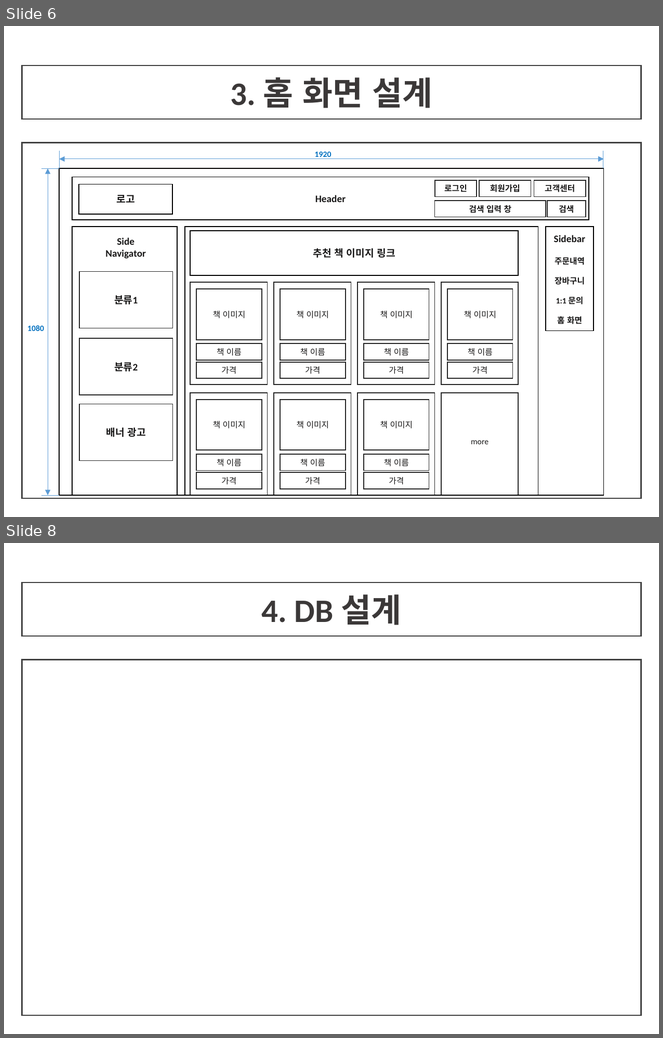
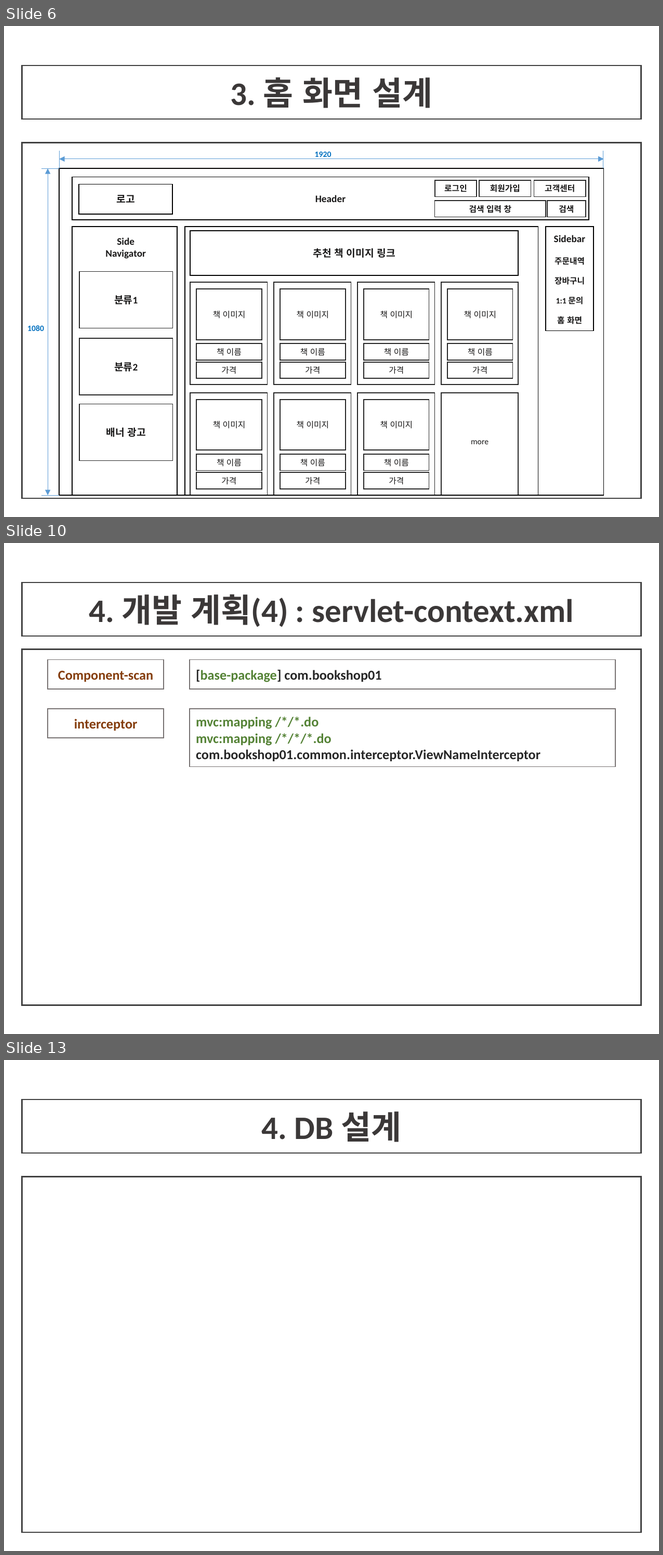
Before and after one commit to himediaai/DongGyun, a slide deck: 기획안.pptx. Shown one above the other, each under a label of ours: slides 6 and 8 before the commit, slides 6, 10 and 13 after it; the slides between them are not shown. The pictures are 663x1038 and 663x1555 pixels, drawn with LibreOffice and Linux fonts; fonts in the diff are those of the drawing. Boxes give left, top, right and bottom in pixels: in the first picture for what was removed or moved away, otherwise in the second. Text is boxed around its words. In the diff, an @@ line names an element or a change of style, - is before the commit and + after.

```diff
--- a/기획안.pptx
+++ b/기획안.pptx
@@ slide 10 added at [4,543,659,1034], background #FFFFFF @@
@@ rectangle added at [22,583,641,636], outline #404040 1.5 pt, 36 pt, text #3B3838, bold @@
+4. 개발 계획(4) : servlet-context.xml
@@ rectangle added at [22,649,641,1005], outline #404040 1.5 pt @@
@@ rectangle added at [48,659,164,689], outline #767171 1 pt, 15 pt, text #843C0B, bold @@
+Component-scan
@@ rectangle added at [190,659,616,689], outline #767171 1 pt, 15 pt, text #262626, bold @@
+[base-package] com.bookshop01
@@ rectangle added at [48,709,164,738], outline #767171 1 pt, 15 pt, text #843C0B, bold @@
+interceptor
@@ rectangle added at [190,709,616,767], outline #767171 1 pt, 15 pt, text #262626, bold @@
+mvc:mapping /*/*.do
+mvc:mapping /*/*/*.do
+com.bookshop01.common.interceptor.ViewNameInterceptor
@@ what was slide 8 is now slide 13 @@
```
Also in this commit, not shown: 2 slides changed, 4 other slides added.
